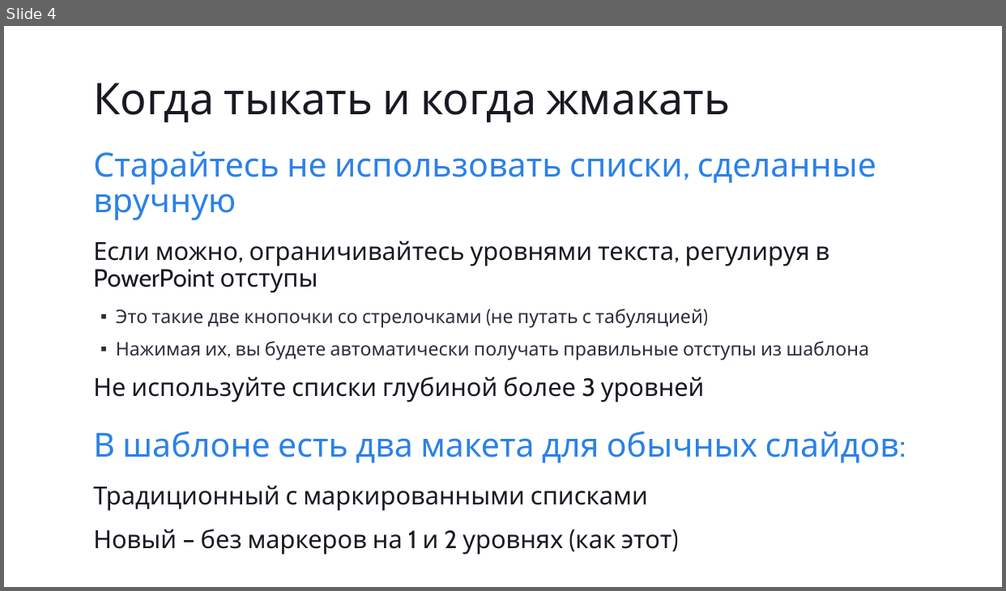
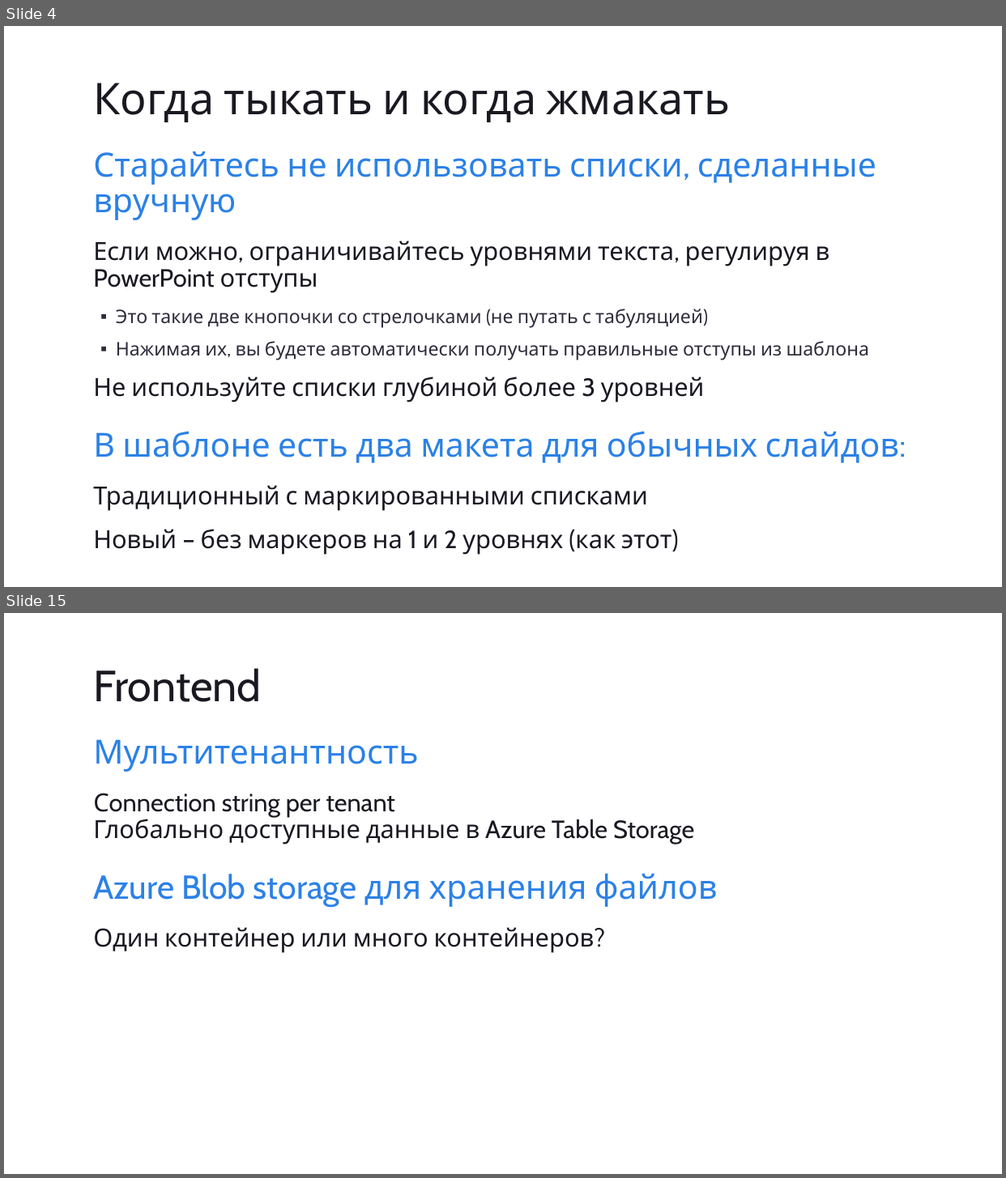
Before and after one commit to eugeneagafonov/devcon2014-ege-azure, a slide deck: Slides/devcon2014_ege.pptx. Shown one above the other, each under a label of ours: slide 4 before the commit, slides 4 and 15 after it; the slides between them are not shown. The pictures are 1006x591 and 1006x1178 pixels, drawn with LibreOffice and Linux fonts; fonts in the diff are those of the drawing. Boxes give left, top, right and bottom in pixels: in the first picture for what was removed or moved away, otherwise in the second. Text is boxed around its words. In the diff, an @@ line names an element or a change of style, - is before the commit and + after.

```diff
--- a/Slides/devcon2014_ege.pptx
+++ b/Slides/devcon2014_ege.pptx
@@ slide 15 added at [4,613,1002,1174], background #FFFFFF @@
@@ title added at [93,668,261,702], 42 pt, text #1A1821 @@
+Frontend
@@ text added at [93,739,718,953], 24 pt, text #1A1821 @@
+Мультитенантность
+  Сonnection string per tenant
+  Глобально доступные данные в Azure Table Storage
+Azure Blob storage для хранения файлов
+  Один контейнер или много контейнеров?
```
Also in this commit, not shown: 2 slides changed, 18 other slides added, 10 slides removed.
